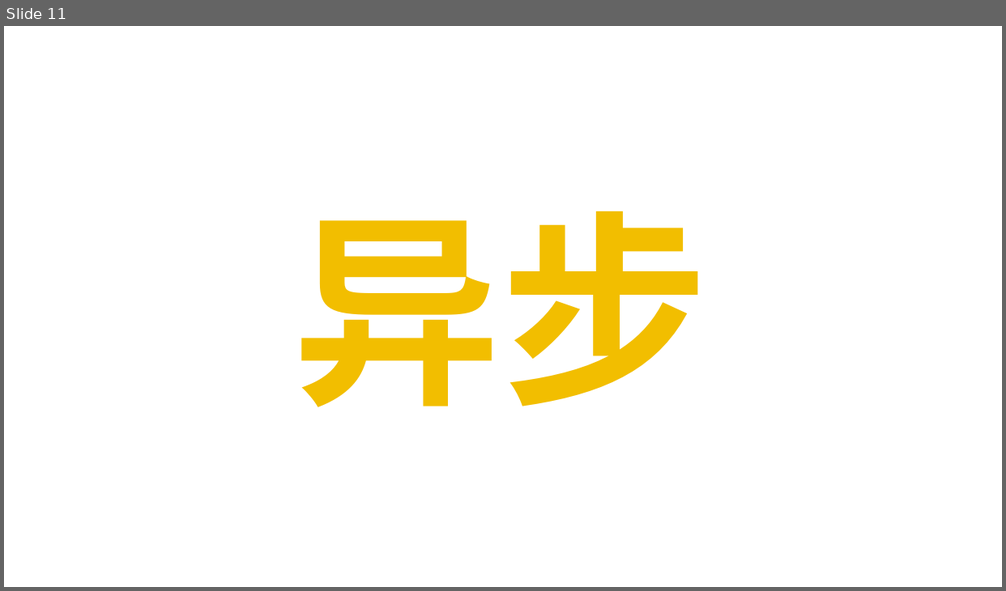
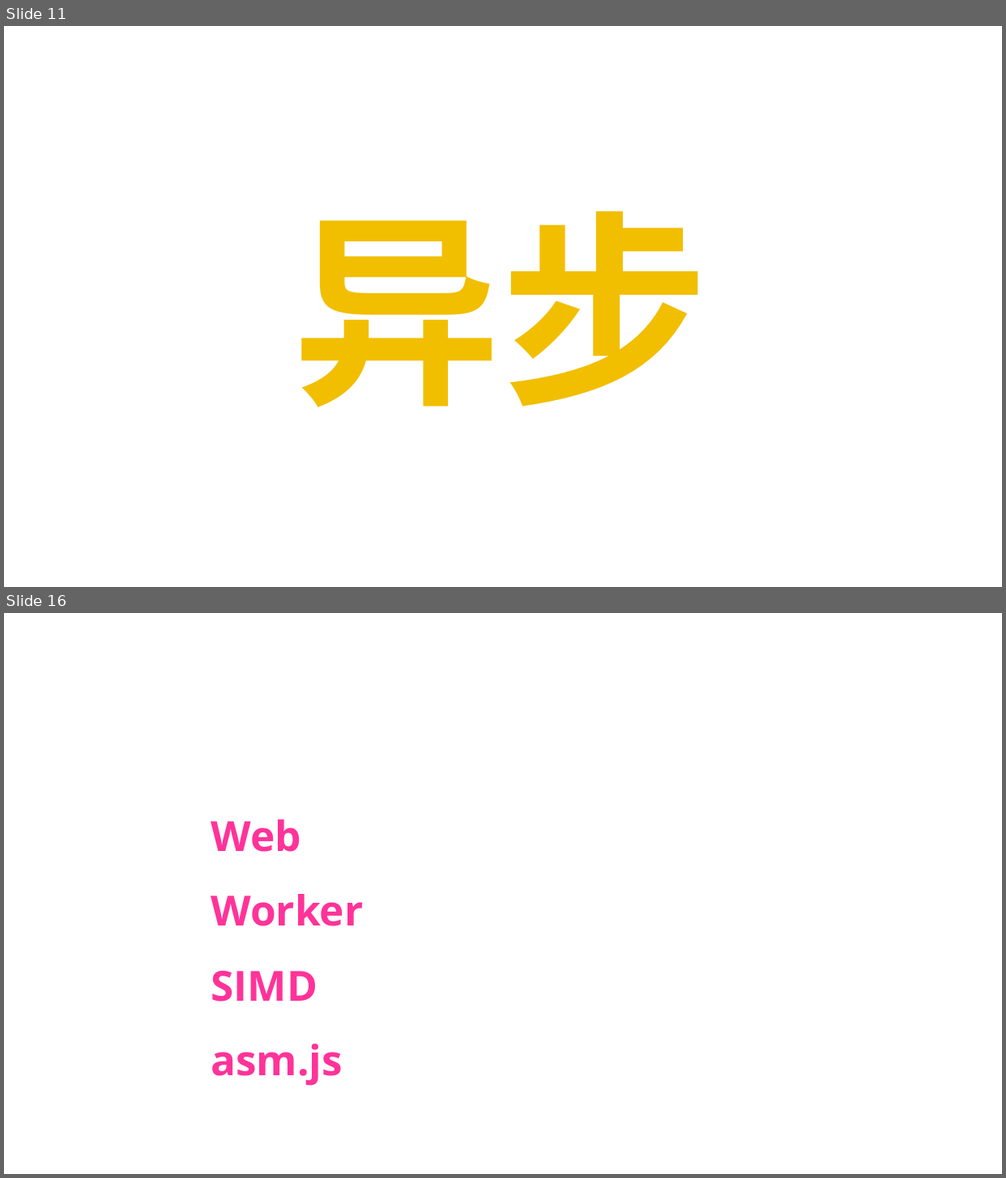
Before and after one commit to tecshuttle/interview, a slide deck: 2 前端/《你不知道的JavaScript》.pptx. Shown one above the other, each under a label of ours: slide 11 before the commit, slides 11 and 16 after it; the slides between them are not shown. The pictures are 1006x591 and 1006x1178 pixels, drawn with LibreOffice and Linux fonts; fonts in the diff are those of the drawing. Boxes give left, top, right and bottom in pixels: in the first picture for what was removed or moved away, otherwise in the second. Text is boxed around its words. In the diff, an @@ line names an element or a change of style, - is before the commit and + after.

```diff
--- a/2 前端/《你不知道的JavaScript》.pptx
+++ b/2 前端/《你不知道的JavaScript》.pptx
@@ slide 16 added at (4,613,1002,1174), background #FFFFFF @@
@@ text added at (211,820,363,1086), 40 pt, text #FF3399, bold @@
+Web Worker
+SIMD
+asm.js
```
Also in this commit, not shown: 2 slides changed, 4 other slides added, 1 other file.
